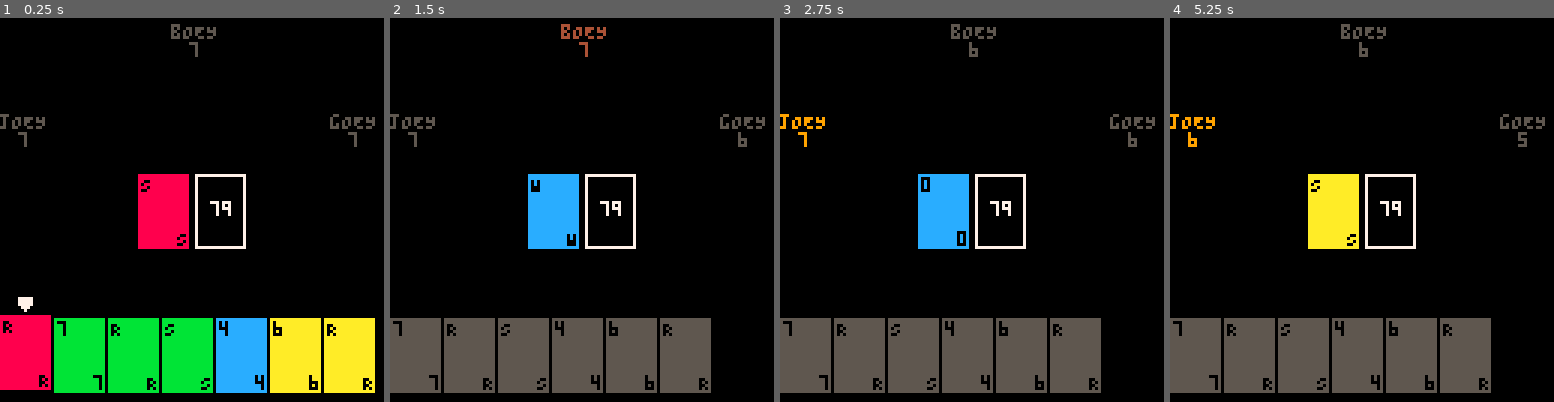
Above: before the commit, frames 1-4 (left to right).
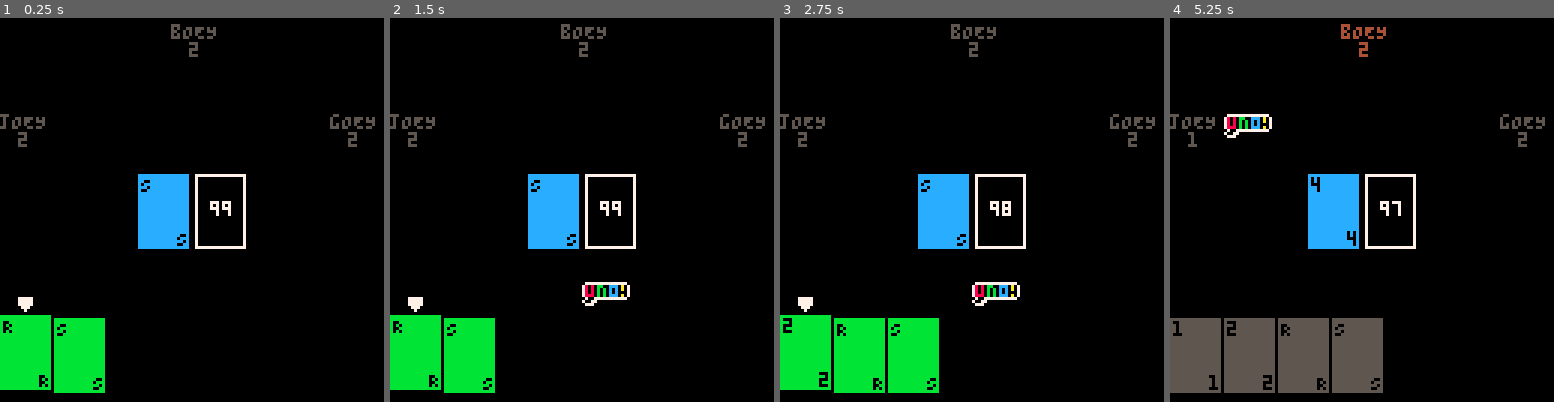
Above: after the commit, the same moments.

Repository: jakeharris/picuno
Game: PICO-8 cartridge carts/picuno.p8
Two runs of this game, one before a commit and one after it. Both use one fixed random seed, a clock stepped at 60 frames per second and the inputs below.
Inputs:
- Up to frame 1 (0.25 s): no input
- Up to frame 2 (1.5 s): tap O (Z key) at 0.33, 0.7, 1.43 s; tap X (X key) at 1.07 s
- Up to frame 3 (2.75 s): hold Left 1.97-2.37 s; tap X (X key) at 2.07, 2.4, 2.73 s; tap O (Z key) at 2.22 s; hold Down from 2.42 s (still down)
- Up to frame 4 (5.25 s): release Down at 2.82 s; hold Right 2.87-3.53 s; tap X (X key) every 0.33 s from 3.07 to 5.07 s; tap O (Z key) at 3.1, 3.98, 4.87 s; hold Up 3.58-4.08 s; hold Right 4.13-4.53 s; hold Down 4.58-5.08 s; hold Left from 5.13 s (still down)

The runs differ from the first frame. In frame 1, 18% of the frame differs, in the area x 0-98%, y 7-98%; in frame 2, 16%; in frame 3, 16%; in frame 4, 9.0%.

Commit message:
Complete UNO mechanic

Diff:
--- a/carts/picuno.p8
+++ b/carts/picuno.p8
@@ -3,11 +3,6 @@
 __lua__
 
 -- TODO:
--- 6. UNO mechanic
---   remaining:
---   a. ~make AI call uno for themselves~
---   b. make AI call uno against others
---   c. visuals + sound effect
 -- 1. game over
 -- 2. player should be able to play card they draw
 -- 3. more AIs
@@ -51,6 +46,7 @@
 players = {}
 discard = {}
 sprite_render_list = {}
+ai_call_timers = {}
 current_player = 1
 cursor = 1
 leftmost = 1
@@ -73,15 +69,16 @@
 
   players = {
     { name = 'you', hand = {}, ai = nil, color = nil},
-    { name = 'jOEY', hand = {}, ai = joey, color = 9},
-    { name = 'bOEY', hand = {}, ai = joey, color = 4},
-    { name = 'gOEY', hand = {}, ai = joey, color = 14}
+    { name = 'jOEY', hand = {}, ai = joey, color = 9, max_reaction_time = 5},
+    { name = 'bOEY', hand = {}, ai = joey, color = 4, max_reaction_time = 1},
+    { name = 'gOEY', hand = {}, ai = joey, color = 14, max_reaction_time = 1}
   }
 
   for i = 1, #players do
     players[i].hand = draw_first_hand()
   end
 
+  current_player = 1
   cursor = 1
   leftmost = 1
   is_on_deck = false
@@ -90,6 +87,7 @@
   is_uno_called = false
   sprite_render_list = {}
   vulnerable_player = 0
+  ai_call_timers = {}
 
   print_deck()
   render_hand()
@@ -103,6 +101,7 @@
 function _update()
 
   clean_sprite_render_list()
+  handle_ai_call_timers()
 
   if current_player == 1 then
     if is_wild_selection_mode then
@@ -117,12 +116,11 @@
       players[current_player]['ai'](current_player)
       wait = 0
     else
-      -- if someone calls uno on
       if btnp(5) then
         if vulnerable_player > 1 then
           add(players[vulnerable_player].hand, draw(deck))
           add(players[vulnerable_player].hand, draw(deck))
-          add_defensive_uno()
+          add_offensive_uno(1)
           vulnerable_player = 0
         else
           vulnerable_player = 0
@@ -151,7 +149,7 @@
 
   render_sprites()
 
-  --render_debug()
+  -- render_debug()
 end
 
 function get_display_rank(rank)
@@ -210,10 +208,6 @@
 end
 
 function render_debug()
-  debug_string =
-    'normal mode: ' .. tostring(not is_wild_selection_mode and not is_on_deck) .. '\n' ..
-    'wild mode: ' .. tostring(is_wild_selection_mode) .. '\n'..
-    'is_on_deck: ' .. tostring(is_on_deck)
   print(debug_string, 128 - 64, 4, 14)
 end
 
@@ -352,6 +346,43 @@
   add_sprite_to_render_list(6, x, y, duration, 2, 1)
 end
 
+function add_offensive_uno(player)
+  local x = 0
+  local y = 0
+  local duration = 1
+
+  if player == 1 then
+    x = 64 - 3 * 8 / 2
+    y = 96 - 3 * 8
+  elseif #players == 2 then
+    if player == 2 then
+      x = 64 + #players[player].name * 2 + 2
+      y = 2
+    end
+  elseif #players == 3 then
+    if player == 2 then
+      x = #players[player].name * 4 + 2
+      y = 32
+    elseif player == 3 then
+      x = 128 - #players[player].name * 4 - 16 - 4
+      y = 32
+    end
+  elseif #players == 4 then
+    if player == 2 then
+      x = #players[player].name * 4 + 2
+      y = 32
+    elseif player == 3 then
+      x = 64 + #players[player].name * 2 + 2
+      y = 2
+    elseif player == 4 then
+      x = 128 - #players[player].name * 4 - 16 - 4
+      y = 32
+    end
+  end
+
+  add_sprite_to_render_list(16, x, y, duration, 3, 3)
+end
+
 function render_sprites()
   for sprite in all(sprite_render_list) do
     spr(sprite.n, sprite.x, sprite.y, sprite.w, sprite.h, sprite.flip_x, sprite.flip_y)
@@ -392,6 +423,7 @@
       add(players[vulnerable_player].hand, draw(deck))
       add(players[vulnerable_player].hand, draw(deck))
       vulnerable_player = 0
+      clear_ai_call_timers()
     else
       is_uno_called = true
       add_defensive_uno(1)
@@ -545,7 +577,7 @@
 
 function draw_first_hand()
   local hand = {}
-  for i = 1, 7 do
+  for i = 1, 2 do
     add(hand, draw())
   end
   hand = sort(hand, compare_cards)
@@ -560,6 +592,7 @@
     sfx(3) -- uno sfx
   elseif #players[current_player].hand == 1 and not is_uno_called then
     vulnerable_player = current_player
+    start_ai_call_timers()
     sfx(1) -- play card sfx
   else
     sfx(1) -- hmmmmmm, this may be a problem later when it collides with the later sound effect
@@ -624,6 +657,39 @@
   for sprite in all(sprite_render_list) do
     if sprite.timestamp + sprite.duration < time() then
       del(sprite_render_list, sprite)
+    end
+  end
+end
+
+function start_ai_call_timers()
+  for i,player in pairs(players) do
+    if i != 1 then -- if not human
+      local timer = { timestamp = time(), reaction_time = rnd(player.max_reaction_time), player = i}
+      add(ai_call_timers, timer)
+      for k,v in pairs(timer) do
+        printh(k..': '..tostr(v))
+      end
+    end
+  end
+end
+
+function clear_ai_call_timers()
+  ai_call_timers = {}
+end
+
+function handle_ai_call_timers()
+  for timer in all(ai_call_timers) do
+    if timer.timestamp + timer.reaction_time < time() then
+      if vulnerable_player == timer.player then
+        add_defensive_uno(timer.player)
+      else
+        add(players[vulnerable_player].hand, draw(deck))
+        add(players[vulnerable_player].hand, draw(deck))
+        add_offensive_uno(timer.player)
+      end
+
+      vulnerable_player = 0
+      clear_ai_call_timers()
     end
   end
 end
